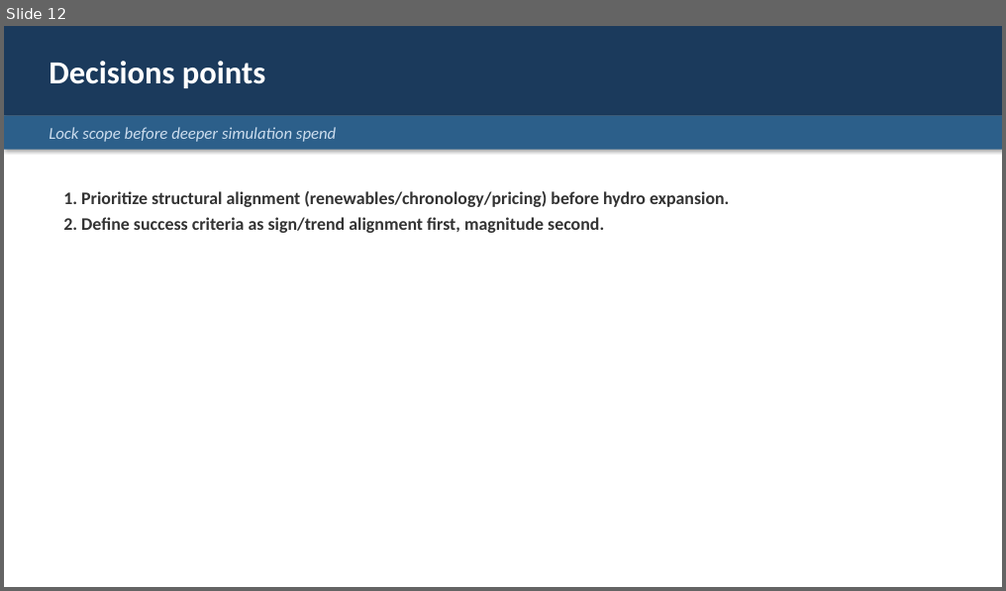
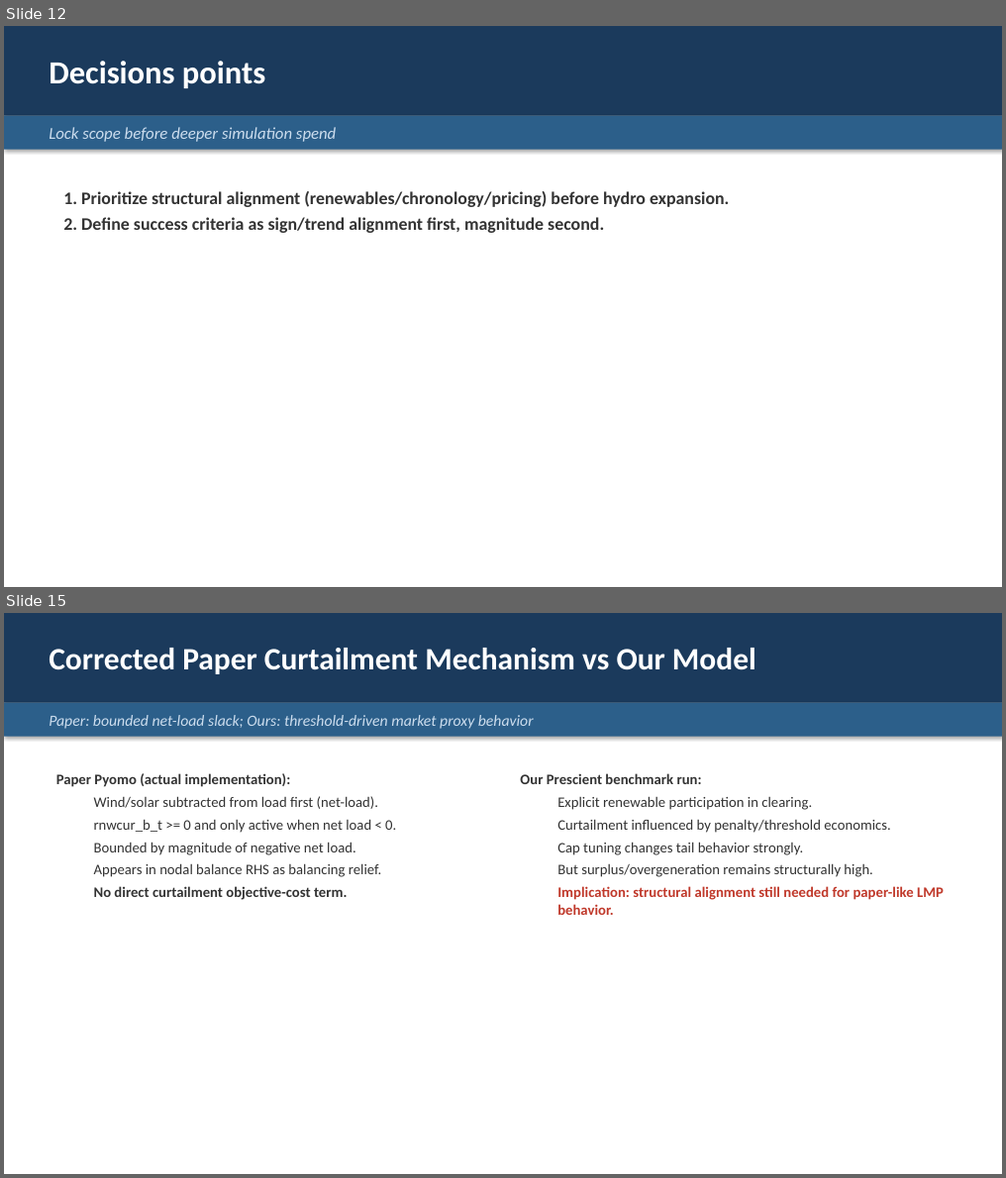
Before and after one commit to ylu283/idaes-gtep, a slide deck: quality_reports/decks/2026-03-03_Benchmarking_Update_PCM_vs_Paper.pptx. Shown one above the other, each under a label of ours: slide 12 before the commit, slides 12 and 15 after it; the slides between them are not shown. The pictures are 1006x591 and 1006x1178 pixels, drawn with LibreOffice and Linux fonts; fonts in the diff are those of the drawing. Boxes give left, top, right and bottom in pixels: in the first picture for what was removed or moved away, otherwise in the second. Text is boxed around its words. In the diff, an @@ line names an element or a change of style, - is before the commit and + after.

Commit message:
update the hydro and curtailment files

```diff
--- a/quality_reports/decks/2026-03-03_Benchmarking_Update_PCM_vs_Paper.pptx
+++ b/quality_reports/decks/2026-03-03_Benchmarking_Update_PCM_vs_Paper.pptx
@@ slide 15 added at (x1=4, y1=613, x2=1002, y2=1174), background #FFFFFF @@
@@ rectangle added at (x1=4, y1=613, x2=1002, y2=703), fill #1B3A5C, 30 pt, text #FFFFFF, bold @@
+Corrected Paper Curtailment Mechanism vs Our Model
@@ rectangle added at (x1=4, y1=703, x2=1002, y2=737), fill #2C5F8A, 15 pt, text #CCDDEE, italic @@
+Paper: bounded net-load slack; Ours: threshold-driven market proxy behavior
@@ text added at (x1=56, y1=773, x2=396, y2=900), 14 pt, text #333333 @@
+Paper Pyomo (actual implementation):
+  Wind/solar subtracted from load first (net-load).
+  rnwcur_b_t >= 0 and only active when net load < 0.
+  Bounded by magnitude of negative net load.
+  Appears in nodal balance RHS as balancing relief.
+  No direct curtailment objective-cost term.
@@ text added at (x1=520, y1=773, x2=944, y2=915), 14 pt, text #333333 @@
+Our Prescient benchmark run:
+  Explicit renewable participation in clearing.
+  Curtailment influenced by penalty/threshold economics.
+  Cap tuning changes tail behavior strongly.
+  But surplus/overgeneration remains structurally high.
+  Implication: structural alignment still needed for paper-like LMP behavior.
```
Also in this commit, not shown: 2 other slides added, 10 other files.
